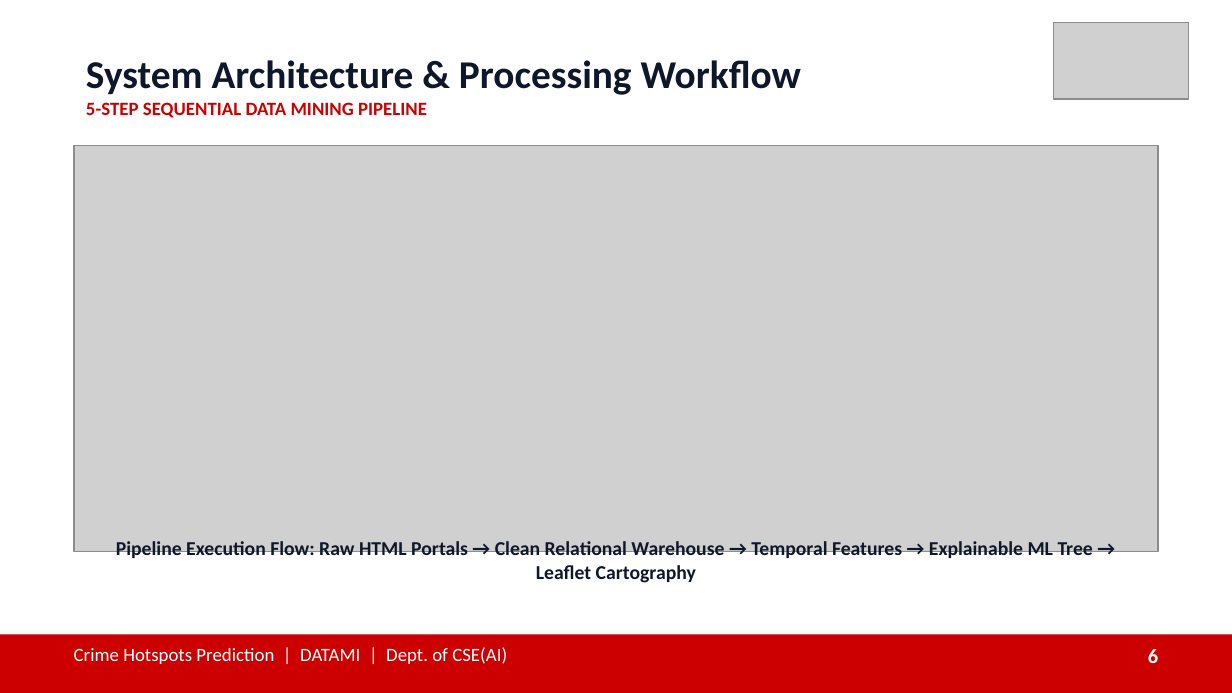
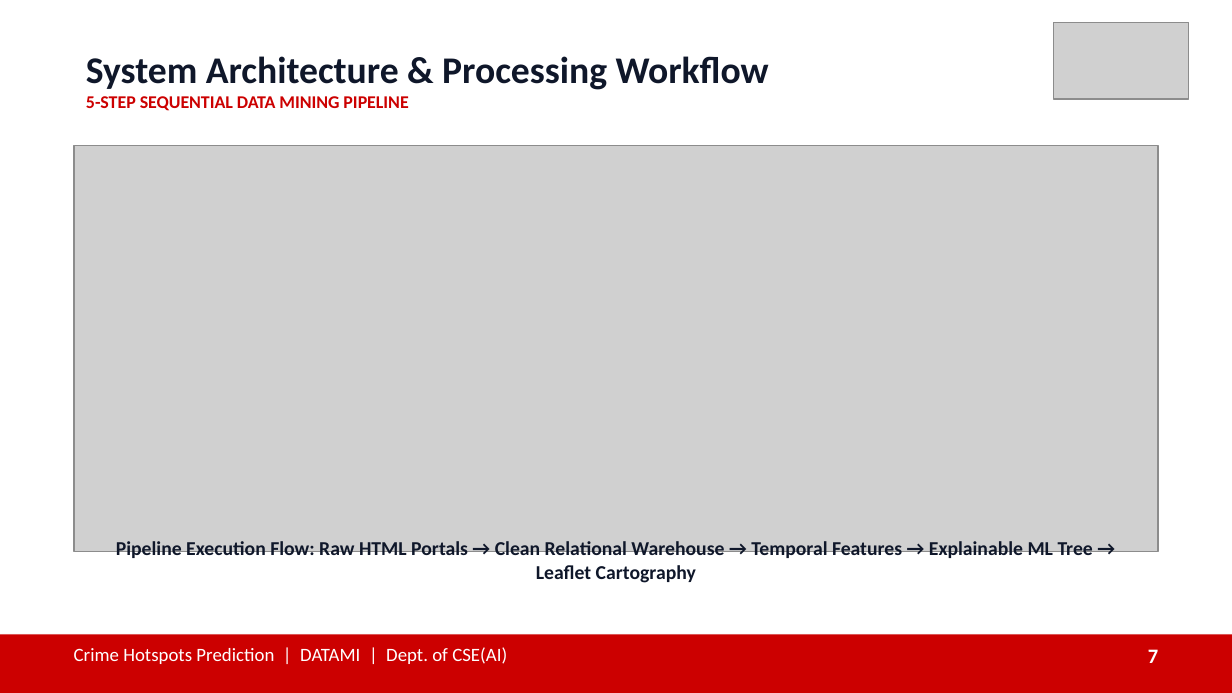
Before and after one commit to JVN321/DATAMI, a slide deck: slide 7 of presentation/Crime_Hotspots_Prediction_DATAMI.pptx (slide 6 before the commit). Drawn at 1232x693 pixels with LibreOffice and Linux fonts; fonts in the diff are those of the drawing; grey boxes stand for pictures. Boxes give left, top, right and bottom in pixels: in the first picture for what was removed or moved away, otherwise in the second. Text is boxed around its words. In the diff, an @@ line names an element or a change of style, - is before the commit and + after.

```diff
--- a/presentation/Crime_Hotspots_Prediction_DATAMI.pptx
+++ b/presentation/Crime_Hotspots_Prediction_DATAMI.pptx
@@ text "System Architecture & Processing Workflow" at (86, 56, 769, 111): size 23 to 22 pt in "System Architecture & Processing Workflow"; size 11 to 10.5 pt in "5-STEP SEQUENTIAL DATA MINING PIPELINE" @@
@@ text at (1148, 649, 1158, 663): text changed @@
-6
+7
```
Also in this commit, not shown: 15 other slides changed, 4 slides added, 1 slide removed, 25 other files.
